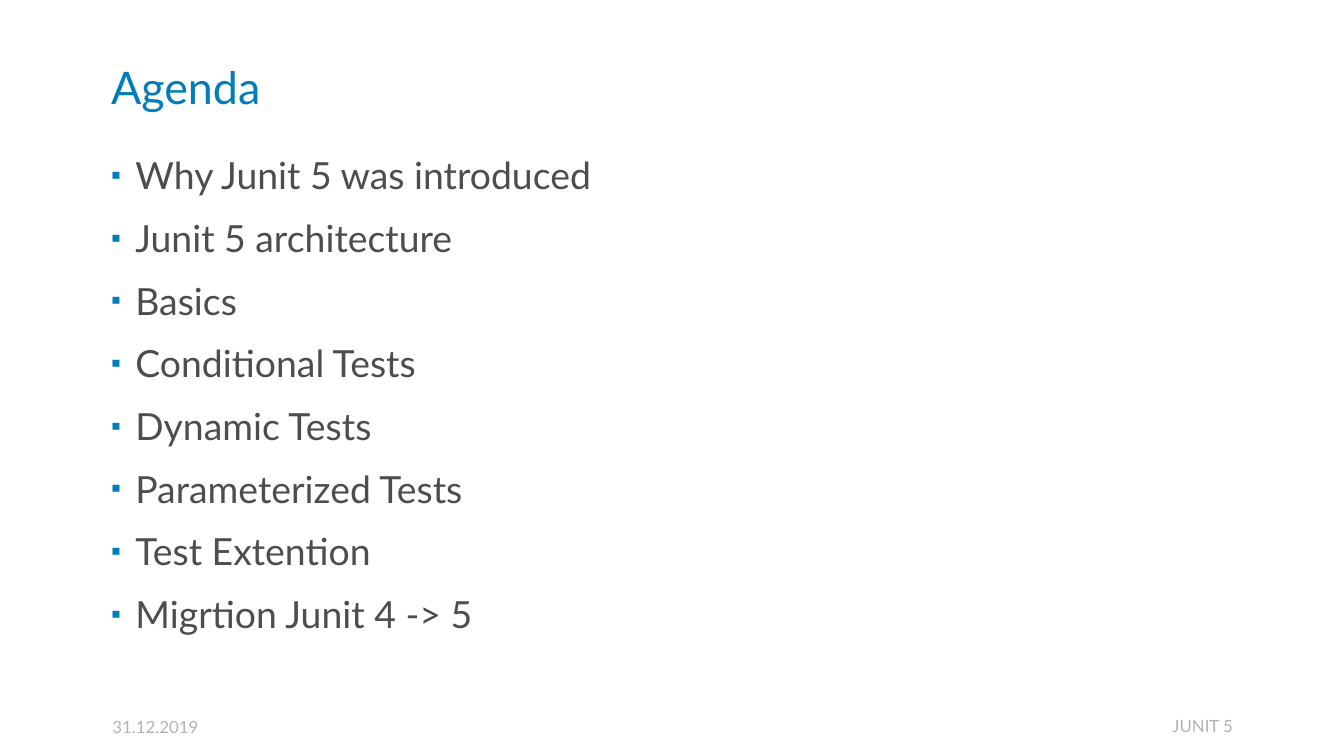
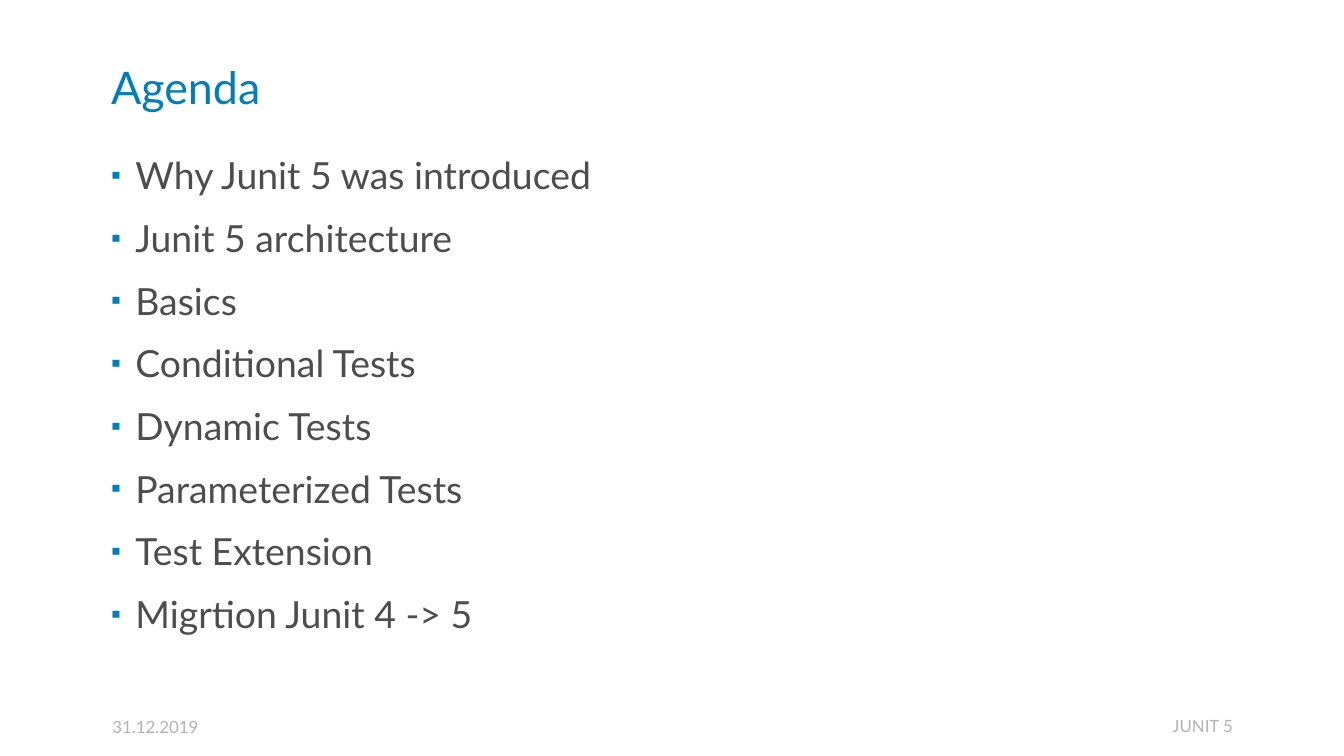
Before and after one commit to HellSpawn287/pf-presentations, a slide deck: slide 3 of ZJAVA/Junit5/Junit5 - ZJAVA.pptx. Drawn at 1344x756 pixels with LibreOffice and Linux fonts; fonts in the diff are those of the drawing. Boxes give left, top, right and bottom in pixels: in the first picture for what was removed or moved away, otherwise in the second. Text is boxed around its words. In the diff, an @@ line names an element or a change of style, - is before the commit and + after.

```diff
--- a/ZJAVA/Junit5/Junit5 - ZJAVA.pptx
+++ b/ZJAVA/Junit5/Junit5 - ZJAVA.pptx
@@ text at box(135, 538, 373, 566): text changed @@
-▪ Test Extention
+▪ Test Extension
```
Also in this commit, not shown: 2 other slides changed, 1 slide added.
